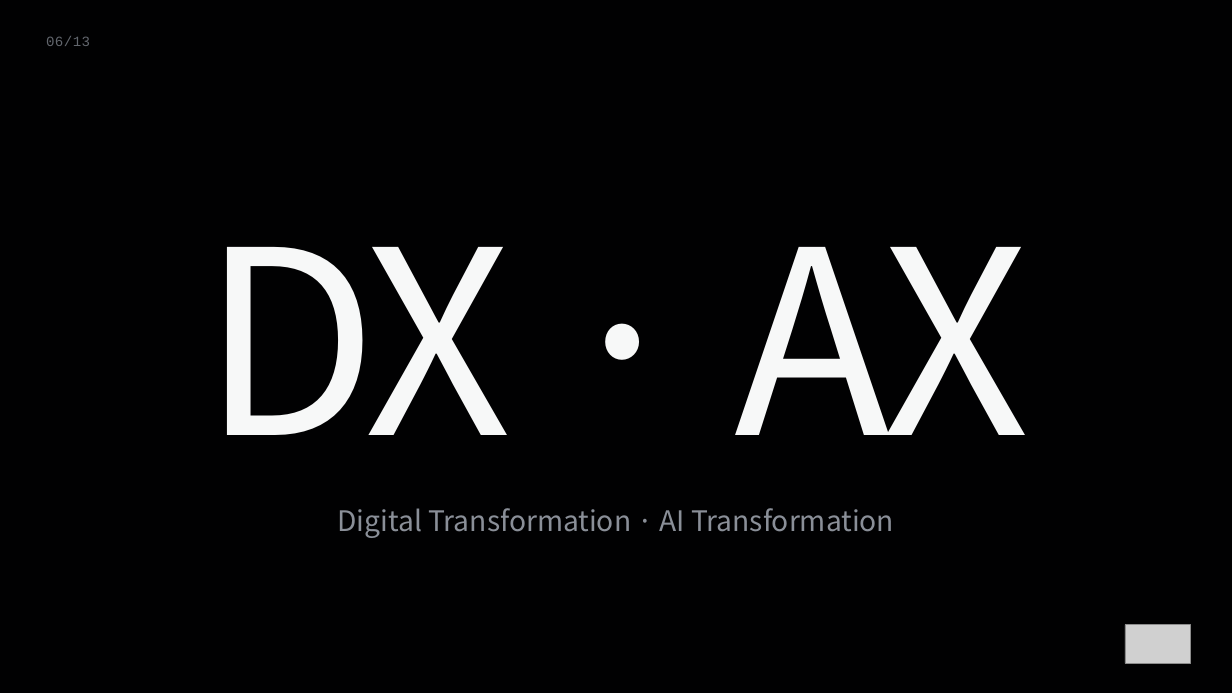
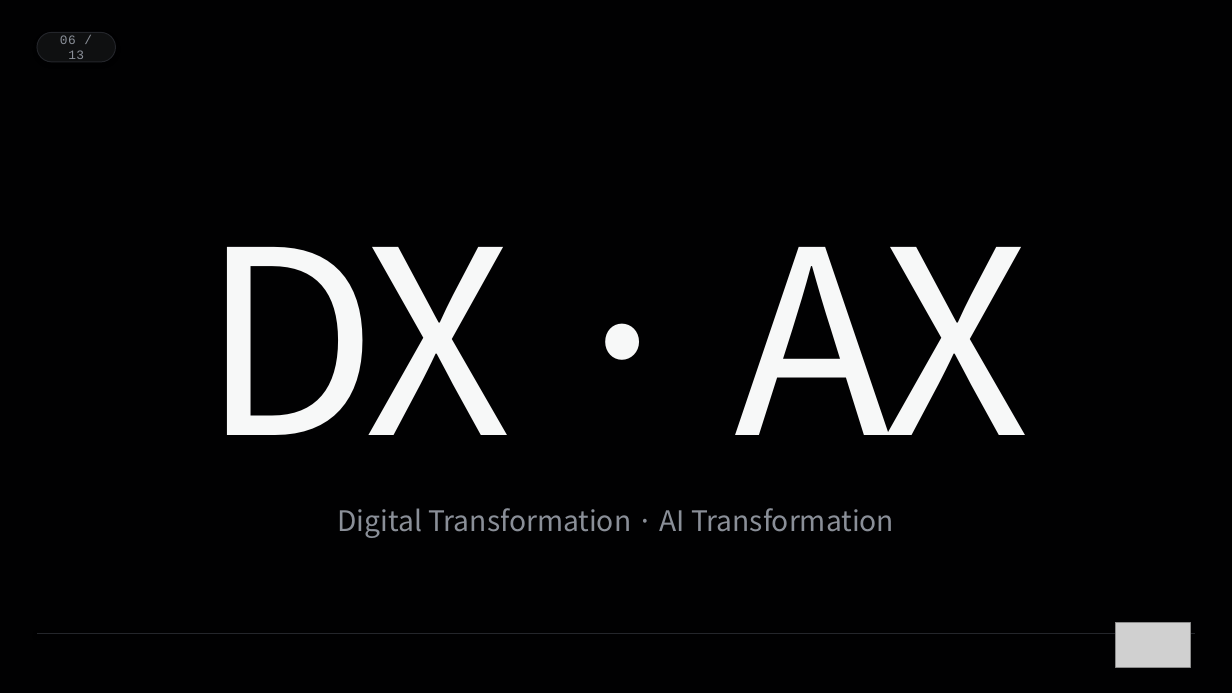
Before and after one commit to ssodcompany/edu-agent, a slide deck: slide 6 of lectures/03_sor_framework/BNI_SoR_v10.pptx. Drawn at 1232x693 pixels with LibreOffice and Linux fonts; fonts in the diff are those of the drawing; grey boxes stand for pictures. Boxes give left, top, right and bottom in pixels: in the first picture for what was removed or moved away, otherwise in the second. Text is boxed around its words. In the diff, an @@ line names an element or a change of style, - is before the commit and + after.

```diff
--- a/lectures/03_sor_framework/BNI_SoR_v10.pptx
+++ b/lectures/03_sor_framework/BNI_SoR_v10.pptx
@@ rounded rectangle "06 / 13": place and size @@
-rounded rectangle "06 / 13" at (46, 36, 90, 46)
+rounded rectangle "06 / 13" at (37, 32, 116, 62)
@@ rounded rectangle "06 / 13" at (37, 32, 116, 62): vertical alignment top to middle; fill none to #0F1011; outline none to #23252A 0.75 pt; shadow on @@
@@ text in rounded rectangle at (60, 35, 84, 59): text changed; size 11 to 10 pt; text colour #62666D to #8A8F98 @@
-06/13
+06 / 13
@@ picture: place and size @@
-picture at (1126, 625, 1191, 664)
+picture at (1116, 623, 1190, 667)
@@ line added from (37, 633) to (1195, 633), #23252A 0.5 pt @@
```
Also in this commit, not shown: 10 other slides changed, 2 other files.
